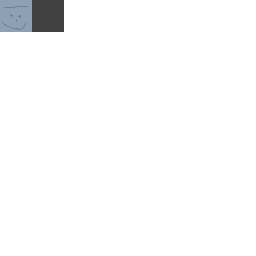
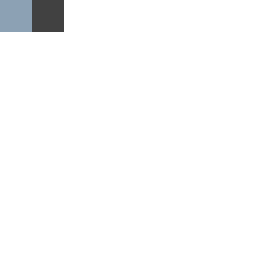
Two versions of the same layered image (256×256). Layer-by-layer changes:
painted on "Background" over [2, 6, 28, 30]
